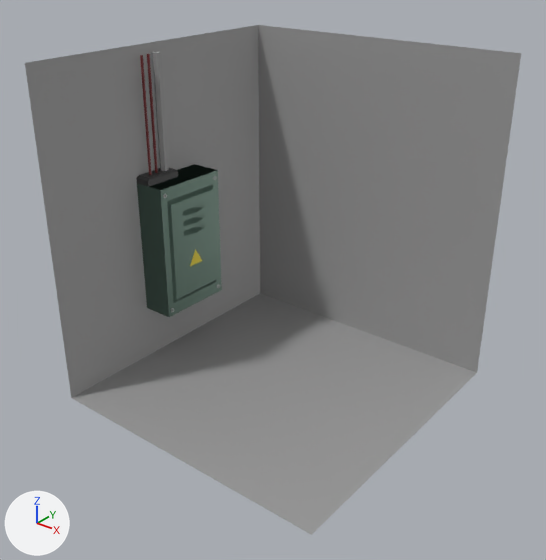
Renders of the Blender file Assets/Props/asset_caja_elec.blend from each side of a commit.
Both versions are drawn from a camera (50 mm lens) standing at (5.26, -6.71, 5.69) and looking at (0.07, -0.23, 1.67). The lights are fixed; the arrows at lower left show +X, +Y and +Z.

The first picture shows 'cable1', 'cable2', 'caja', 'fondo'.
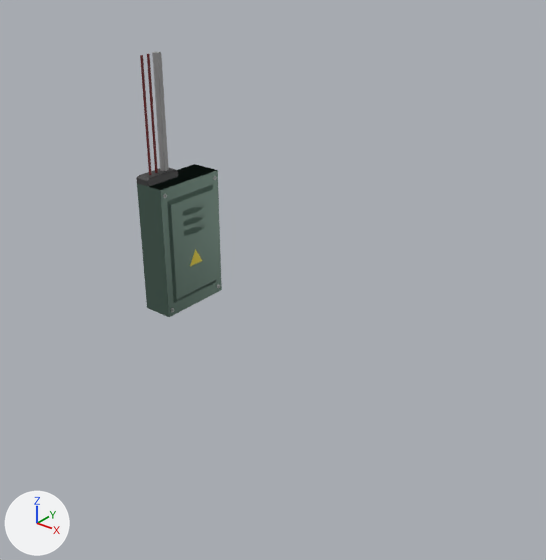
Patch to the scene script:
```diff
--- a/Assets/Props/asset_caja_elec.blend.py
+++ b/Assets/Props/asset_caja_elec.blend.py
@@ ob_fondo @@
-ob_fondo = bpy.data.objects.new('fondo', me_plane)
-ob_fondo.location = (0.0, 0.0, 0.0)
-ob_fondo.scale = (1.93, 1.93, 1.93)
```

Location of each change, (x1, y1, x2, y2) in pixels of the pictures (546 x 560 px):
'fondo', deleted
    before: (25, 25, 521, 535)
